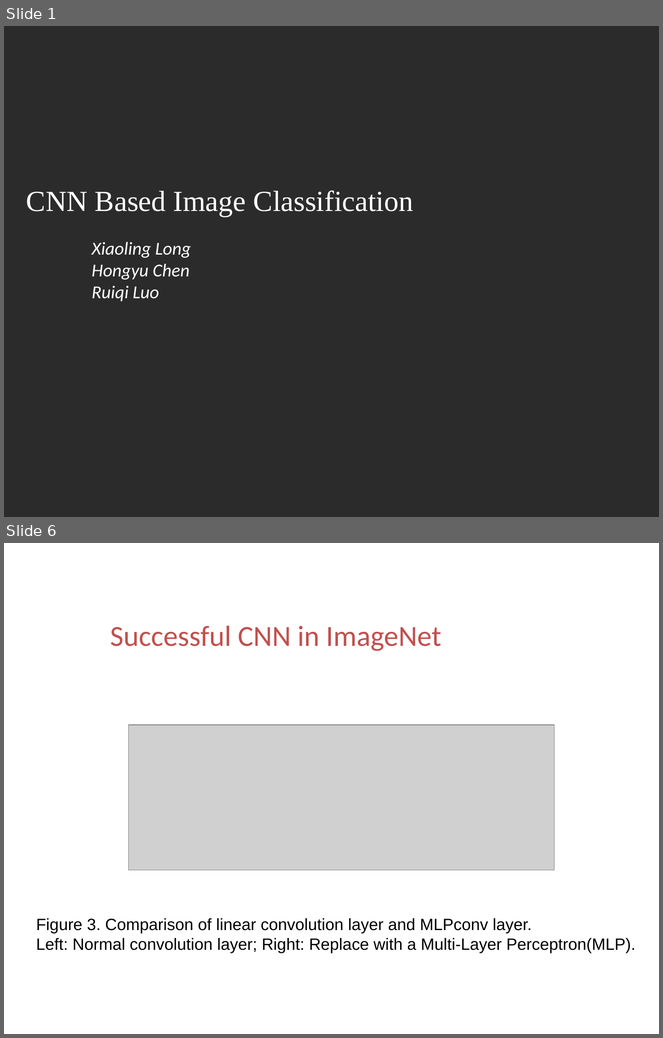
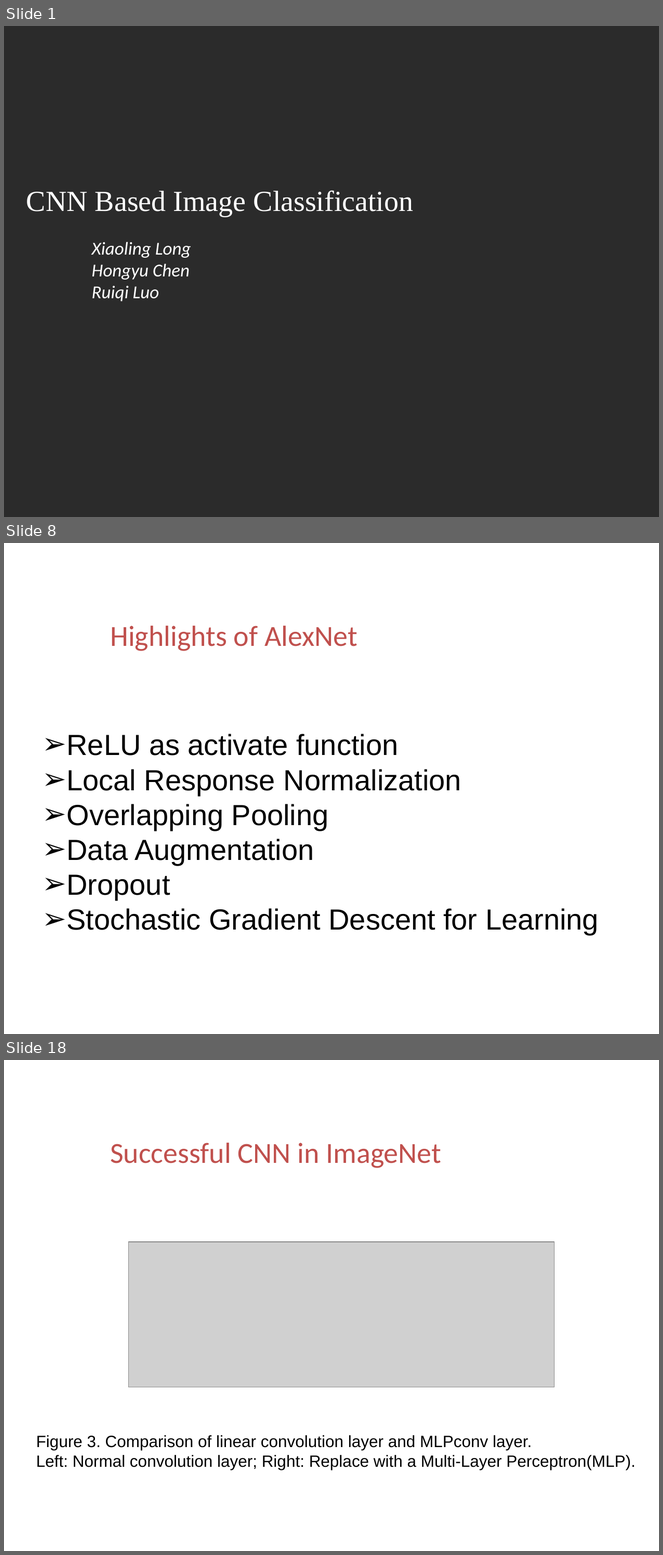
Before and after one commit to ttomchy/CV_2Project, a slide deck: presentation.pptx. Shown one above the other, each under a label of ours: slides 1 and 6 before the commit, slides 1, 8 and 18 after it; the slides between them are not shown. The pictures are 663x1038 and 663x1555 pixels, drawn with LibreOffice and Linux fonts; fonts in the diff are those of the drawing; grey boxes stand for pictures; background and template pictures are left out; a plain dark background stands for a picture behind light text. Boxes give left, top, right and bottom in pixels: in the first picture for what was removed or moved away, otherwise in the second. Text is boxed around its words. In the diff, an @@ line names an element or a change of style, - is before the commit and + after.

```diff
--- a/presentation.pptx
+++ b/presentation.pptx
@@ slide 8 added at <box>4,543,659,1034</box>, background picture (left out) @@
@@ text added at <box>110,626,358,651</box>, 32 pt, text #C0504D @@
+Highlights of AlexNet
@@ text added at <box>66,734,599,936</box>, 32 pt, text #000000 @@
+➢ ReLU as activate function
+➢ Local Response Normalization
+➢ Overlapping Pooling
+➢ Data Augmentation
+➢ Dropout
+➢ Stochastic Gradient Descent for Learning
@@ what was slide 6 is now slide 18 @@
```
Also in this commit, not shown: 4 slides changed, 11 other slides added, 3 slides removed.
